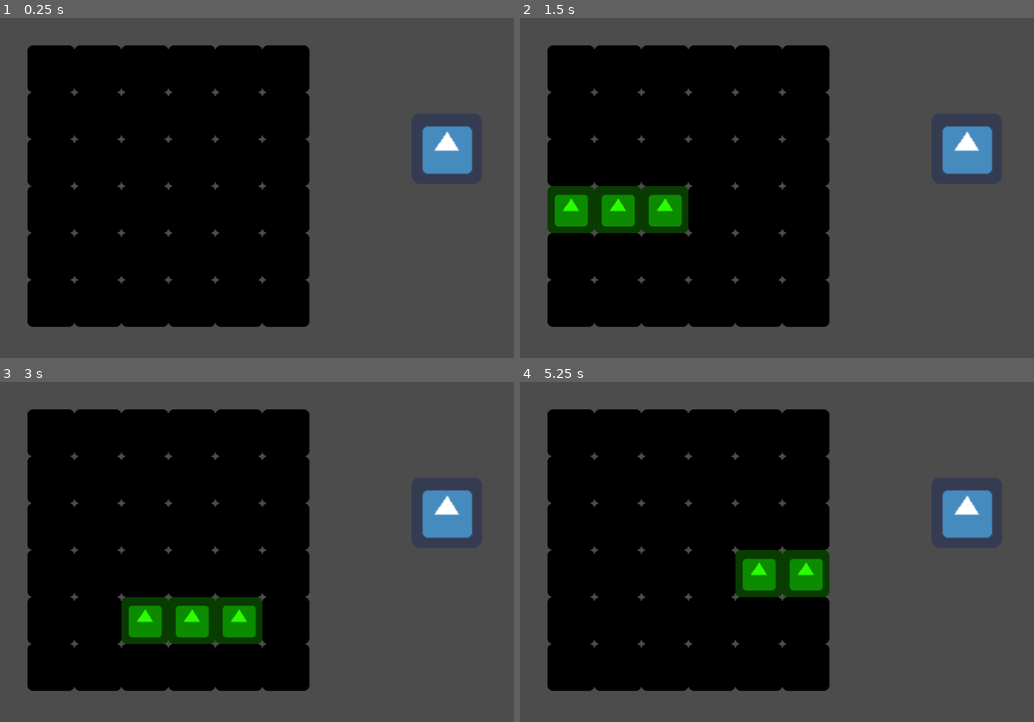
Above: before the commit, frames 1-4 (two rows, left to right).
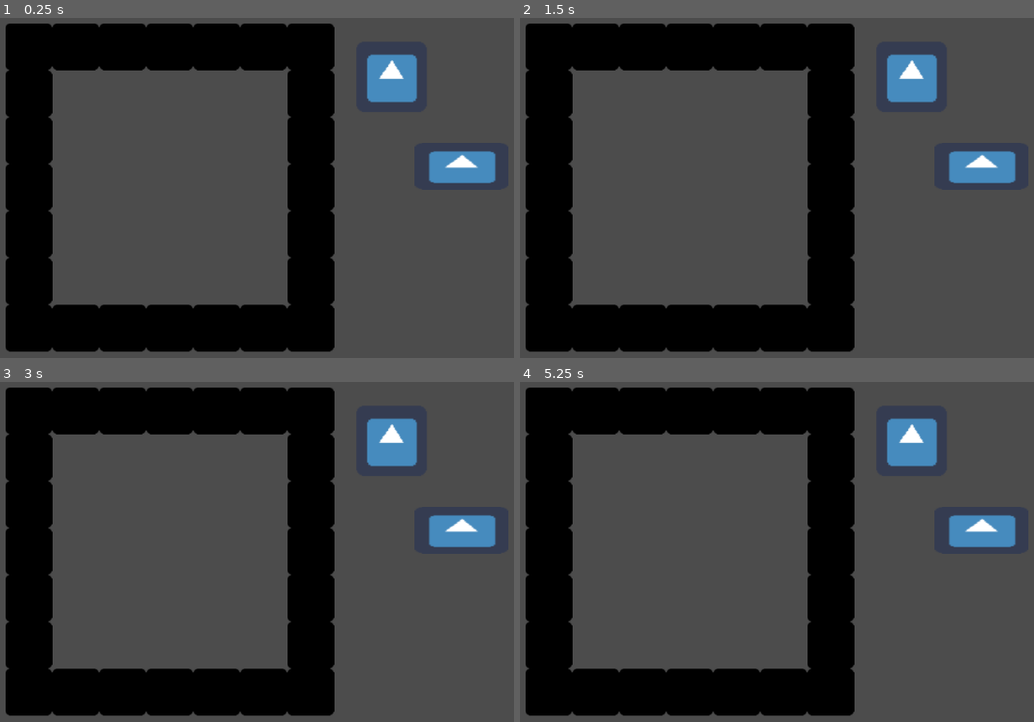
Above: after the commit, the same moments.

Repository: Mateus-Carmo31/godot-wild-jam-29
Game: Godot game, scene res://debug.tscn
Two runs of this game, one before a commit and one after it. Both use one fixed random seed, a clock stepped at 60 frames per second and the inputs below. The engine's default icon, where the game draws it, is replaced by a stand-in: a white triangle on a blue panel in a dark square.
Inputs (mouse positions are in pixels of both pictures, inside the frame that each line leads up to):
- Up to frame 1 (0.25 s): no input
- Up to frame 2 (1.5 s): tap Enter at 0.5 s; move the mouse to (920, 164) at 0.52 s; click (920, 164) at 0.67 s; tap Space at 1.25 s; move the mouse to (607, 208) at 1.27 s; click (607, 208) at 1.42 s
- Up to frame 3 (3 s): tap Enter at 2 s; move the mouse to (313, 453) at 2.02 s; click (313, 453) at 2.17 s; tap Space at 2.75 s; move the mouse to (200, 637) at 2.77 s; click (200, 637) at 2.92 s
- Up to frame 4 (5.25 s): tap Enter at 3.5 s; move the mouse to (982, 616) at 3.52 s; click (982, 616) at 3.67 s; tap Space at 4.25 s; move the mouse to (530, 484) at 4.27 s; click (530, 484) at 4.42 s; move the mouse to (792, 548) at 5.02 s; click (792, 548) at 5.17 s

The runs differ from the first frame. In frame 1, 51% of the frame differs, in the area x 1-97%, y 1-99%; in frame 2, 51%; in frame 3, 51%; in frame 4, 51%.

Commit message:
Implementado sistema básico de colocar peças. Ainda falta checar colisão e condições de vitória

Diff:
--- a/game/Piece.gd
+++ b/game/Piece.gd
@@ -1,3 +1,18 @@
-extends Sprite
+extends CollisionObject2D
+class_name Piece
 
-export(Array, Vector2) var offsets
+export(Array, Vector2) var relative_spaces
+export(bool) var is_rotatable = true
+
+onready var original_position : Vector2 = position
+var is_placed = false
+
+signal selected
+signal deselected
+
+func _input_event(viewport, event, shape_idx):
+	if event is InputEventMouseButton and event.button_index == BUTTON_LEFT:
+		if event.is_pressed():
+			emit_signal("selected")
+#		else:
+#			emit_signal("deselected")
--- a/game/Table.gd
+++ b/game/Table.gd
@@ -1,40 +1,103 @@
 extends TileMap
 
-const TABLE_SIZE = Vector2(6,6)
+const TABLE_SIZE = Vector2(5,5)
 
-func _process(delta):
-	var mouse_hover_pos = world_to_map(get_local_mouse_position())
+var current_piece : Piece
 
-	var is_inside_x = mouse_hover_pos.x >= -TABLE_SIZE.x/2 && mouse_hover_pos.x < TABLE_SIZE.x/2
-	var is_inside_y = mouse_hover_pos.y >= -TABLE_SIZE.y/2 && mouse_hover_pos.y < TABLE_SIZE.y/2
+func _ready():
+	for child in get_child(0).get_children():
+		if child is Piece:
+			child.connect("selected", self, "select_piece", [child])
+#			child.connect("deselected", self, "deselect_piece")
 
-	if(is_inside_x && is_inside_y):
-		update_table(mouse_hover_pos)
+func _input(event):
+	# Deselects currently held piece. It's handled here to avoid some hiccups
+	if event is InputEventMouseButton:
+		if not event.is_pressed():
+			deselect_piece()
 
-func update_table(pos):
+	# Updates currently held cell position and table preview on mouse motion
+	if event is InputEventMouseMotion:
+		if(current_piece):
+			update_piece_pos(event.relative)
 
-	# Get space occupied by piece (from center)
-	var offsets = get_piece_space()
+			if(is_in_board(world_to_map(current_piece.position.round()))):
+				update_table()
 
-	for y in range(-TABLE_SIZE.y/2, TABLE_SIZE.y/2):
-		for x in range(-TABLE_SIZE.x/2, TABLE_SIZE.x/2):
-			# Check center
-			if(Vector2(x,y) == pos):
-				set_cell(x, y, 2)
-				continue
+func select_piece(piece):
+	current_piece = piece
+	current_piece.is_placed = false
+
+func update_piece_pos(pos):
+	current_piece.position += pos
+
+# Attempts to place a piece at a position.
+# TODO: check if space is occupied as well
+func try_place_piece():
+
+	var piece_pos = world_to_map(current_piece.position.round())
+
+	if not is_in_board(piece_pos):
+		return false
+
+	for offset in get_piece_space():
+		if not is_in_board(piece_pos + offset):
+			return false
+
+	return true
+
+func deselect_piece():
+	if(current_piece != null):
+
+		var map_pos = world_to_map(current_piece.position.round())
+
+		if(try_place_piece() == true):
+			current_piece.is_placed = true
+		else:
+			current_piece.position = current_piece.original_position
+			current_piece.is_placed = false
+
+		current_piece = null
+		update_table()
+
+func update_table():
+
+	var occupied_slots = []
+
+	for piece in get_child(0).get_children():
+		if piece.is_placed:
+			var pos = world_to_map(piece.position.round())
+			occupied_slots.append(pos)
+			for offset in piece.relative_spaces:
+				occupied_slots.append(pos + offset)
+
+	for y in range(-TABLE_SIZE.y/2, ceil(TABLE_SIZE.y/2)):
+		for x in range(-TABLE_SIZE.x/2, ceil(TABLE_SIZE.x/2)):
+
+			# Cleans the space
+			set_cell(x, y, -1)
+
+			# Draws an occupied slot if there is one
+			if occupied_slots.has(Vector2(x,y)):
+				set_cell(x, y, 1)
 			else:
-				# Check offsets from center
-				var matched = false
-				for offset in offsets:
-					if(Vector2(x,y) == pos + offset):
+				# Draws the current piece placement preview (if there is one)
+				if current_piece:
+					var cur_piece_pos = world_to_map(current_piece.position.round())
+
+					if(Vector2(x,y) == cur_piece_pos):
 						set_cell(x, y, 2)
-						matched = true
-						break
 
-				if(not matched):
-					set_cell(x, y, 0)
+					for offset in current_piece.relative_spaces:
+						if(Vector2(x,y) == cur_piece_pos + offset and is_in_board(cur_piece_pos + offset)):
+							set_cell(x, y, 2)
 
-	print(pos, pos + offsets[0], pos + offsets[1])
 
 func get_piece_space():
-	return [Vector2(-1,0), Vector2(1,0)]
+	return current_piece.relative_spaces
+
+func is_in_board(pos):
+	var is_inside_x = pos.x >= -TABLE_SIZE.x/2 && pos.x < TABLE_SIZE.x/2
+	var is_inside_y = pos.y >= -TABLE_SIZE.y/2 && pos.y < TABLE_SIZE.y/2
+
+	return is_inside_x and is_inside_y
--- a/game/debug.tscn
+++ b/game/debug.tscn
@@ -1,24 +1,62 @@
-[gd_scene load_steps=5 format=2]
+[gd_scene load_steps=7 format=2]
 
 [ext_resource path="res://debug_tiles.tres" type="TileSet" id=1]
 [ext_resource path="res://Table.gd" type="Script" id=2]
 [ext_resource path="res://icon.png" type="Texture" id=3]
 [ext_resource path="res://Piece.gd" type="Script" id=4]
 
-[node name="Node2D" type="Node2D"]
+[sub_resource type="RectangleShape2D" id=1]
+extents = Vector2( 50, 50 )
+
+[sub_resource type="RectangleShape2D" id=2]
+extents = Vector2( 64.5486, 32.7492 )
+
+[node name="Game" type="Node"]
 
 [node name="TileMap" type="TileMap" parent="."]
+position = Vector2( -30.3065, -30.3065 )
 tile_set = ExtResource( 1 )
 cell_quadrant_size = 1
 format = 1
-tile_data = PoolIntArray( -131075, 0, 0, -131074, 0, 0, -131073, 0, 0, -196608, 0, 0, -196607, 0, 0, -196606, 0, 0, -65539, 0, 0, -65538, 0, 0, -65537, 0, 0, -131072, 0, 0, -131071, 0, 0, -131070, 0, 0, -3, 0, 0, -2, 0, 0, -1, 0, 0, -65536, 0, 0, -65535, 0, 0, -65534, 0, 0, 65533, 0, 0, 65534, 0, 0, 65535, 0, 0, 0, 0, 0, 1, 0, 0, 2, 0, 0, 131069, 0, 0, 131070, 0, 0, 131071, 0, 0, 65536, 0, 0, 65537, 0, 0, 65538, 0, 0, 196605, 0, 0, 196606, 0, 0, 196607, 0, 0, 131072, 0, 0, 131073, 0, 0, 131074, 0, 0 )
+tile_data = PoolIntArray( -131075, 0, 0, -131074, 0, 0, -131073, 0, 0, -196608, 0, 0, -196607, 0, 0, -196606, 0, 0, -196605, 0, 0, -65539, 0, 0, -131069, 0, 0, -3, 0, 0, -65533, 0, 0, 65533, 0, 0, 3, 0, 0, 131069, 0, 0, 65539, 0, 0, 196605, 0, 0, 131075, 0, 0, 262141, 0, 0, 262142, 0, 0, 262143, 0, 0, 196608, 0, 0, 196609, 0, 0, 196610, 0, 0, 196611, 0, 0 )
 script = ExtResource( 2 )
 
-[node name="icon" type="Sprite" parent="TileMap"]
-position = Vector2( 379.146, -51.4921 )
+[node name="YSort" type="YSort" parent="TileMap"]
+
+[node name="Piece" type="Area2D" parent="TileMap/YSort"]
+position = Vector2( 286.133, -166.952 )
+monitoring = false
+monitorable = false
+script = ExtResource( 4 )
+__meta__ = {
+"_edit_group_": true
+}
+relative_spaces = [ Vector2( 1, 0 ), Vector2( 0, 1 ), Vector2( 1, 1 ) ]
+
+[node name="Sprite" type="Sprite" parent="TileMap/YSort/Piece"]
 scale = Vector2( 1.5, 1.5 )
 texture = ExtResource( 3 )
+centered = false
+
+[node name="CollisionShape2D" type="CollisionShape2D" parent="TileMap/YSort/Piece"]
+position = Vector2( 47.1716, 47.8787 )
+shape = SubResource( 1 )
+
+[node name="Piece2" type="Area2D" parent="TileMap/YSort"]
+position = Vector2( 365.543, -29.0265 )
+monitoring = false
+monitorable = false
 script = ExtResource( 4 )
+relative_spaces = [ Vector2( 1, 0 ) ]
+
+[node name="Sprite" type="Sprite" parent="TileMap/YSort/Piece2"]
+scale = Vector2( 2, 1 )
+texture = ExtResource( 3 )
+centered = false
+
+[node name="CollisionShape2D" type="CollisionShape2D" parent="TileMap/YSort/Piece2"]
+position = Vector2( 63.8571, 31.8606 )
+shape = SubResource( 2 )
 
 [node name="Camera2D" type="Camera2D" parent="."]
 position = Vector2( 93.1643, 0 )
--- a/game/project.godot
+++ b/game/project.godot
@@ -8,9 +8,14 @@
 
 config_version=4
 
-_global_script_classes=[  ]
+_global_script_classes=[ {
+"base": "CollisionObject2D",
+"class": "Piece",
+"language": "GDScript",
+"path": "res://Piece.gd"
+} ]
 _global_script_class_icons={
-
+"Piece": ""
 }
 
 [application]
@@ -22,6 +27,7 @@
 [display]
 
 window/stretch/mode="viewport"
+window/stretch/aspect="expand"
 
 [rendering]
 
Not shown, changed: art_workspace/mockup.aseprite
